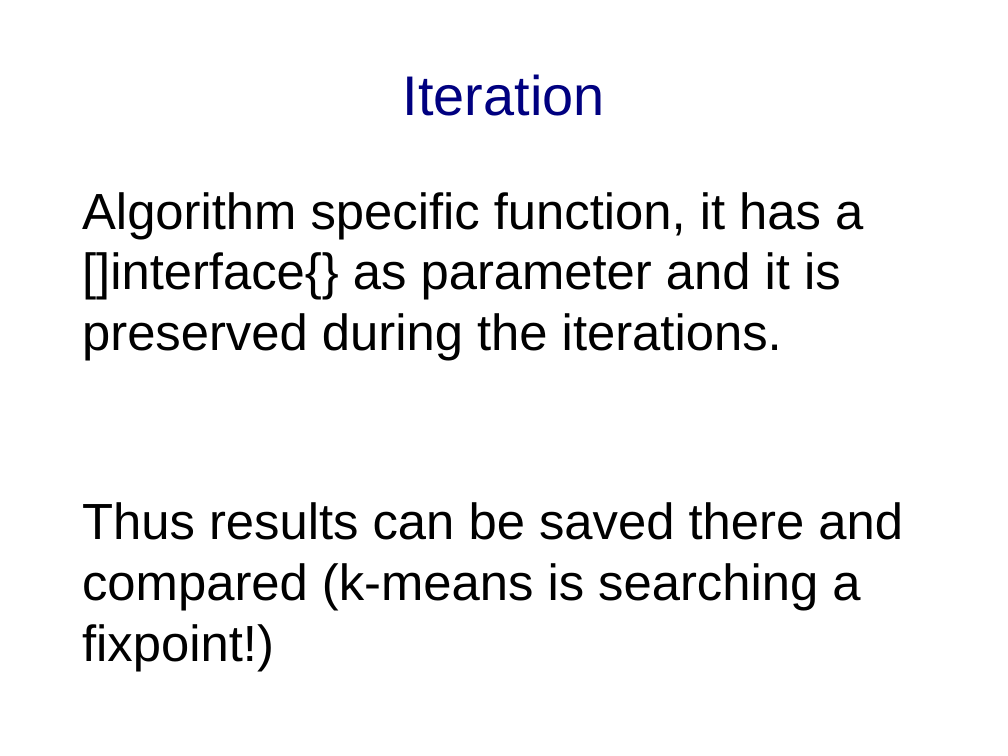
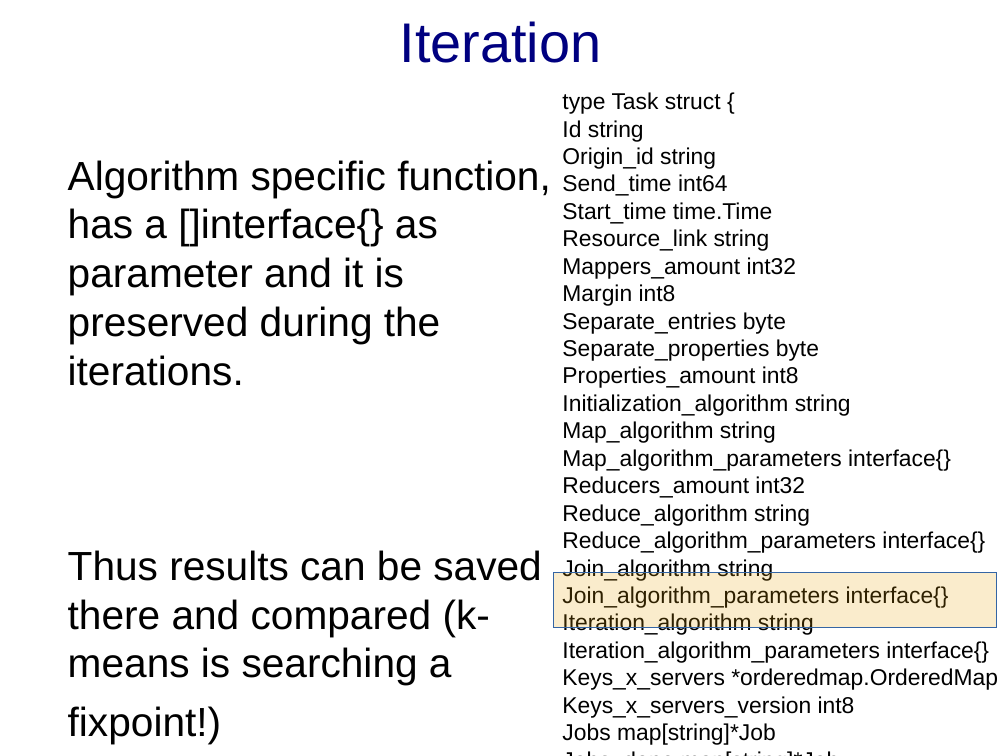
Before and after one commit to sgaragagghu/sdcc-documentazione, a slide deck: slide 10 of to_delete/presentazione.odp. Drawn at 1008x756 pixels with LibreOffice and Linux fonts; fonts in the diff are those of the drawing. Boxes give left, top, right and bottom in pixels: in the first picture for what was removed or moved away, otherwise in the second. Text is boxed around its words. In the diff, an @@ line names an element or a change of style, - is before the commit and + after.

```diff
--- a/to_delete/presentazione.odp
+++ b/to_delete/presentazione.odp
@@ title "Iteration": place and size @@
-title "Iteration" at (403,74,605,116)
+title "Iteration" at (400,21,602,63)
@@ text added at (562,92,998,745), 18 pt, text #000000 @@
+type Task struct {
+Id string
+Origin_id string
+Send_time int64
+Start_time time.Time
+Resource_link string
+Mappers_amount int32
+Margin int8
+Separate_entries byte
+Separate_properties byte
+Properties_amount int8
+Initialization_algorithm string
+Map_algorithm string
+Map_algorithm_parameters interface{}
+Reducers_amount int32
+Reduce_algorithm string
+Reduce_algorithm_parameters interface{}
+Join_algorithm string
+Join_algorithm_parameters interface{}
+Iteration_algorithm string
+Iteration_algorithm_parameters interface{}
+Keys_x_servers *orderedmap.OrderedMap
+Keys_x_servers_version int8
+Jobs map[string]*Job
+Jobs_done map[string]*Job
+}
@@ text "Algorithm specific function, has a ...": place and size @@
-text "Algorithm specific function, has a ..." at (82,192,903,672)
+text "Algorithm specific function, has a ..." at (68,160,551,685)
@@ text at (68,160,551,386): text changed; size 40 to 32 pt @@
-Algorithm specific function, it has a []interface{} as parameter and it is preserved during the iterations.
+Algorithm specific function, has a []interface{} as parameter and it is preserved during the iterations.
@@ text at (68,550,541,685): size 40 to 32 pt in "Thus results can be saved there and ..." @@
@@ rectangle added at (553,573,997,627), fill #E8A202 at 20% opacity, outline #3465A4 0 pt @@
```
Also in this commit, not shown: 3 other slides changed.
